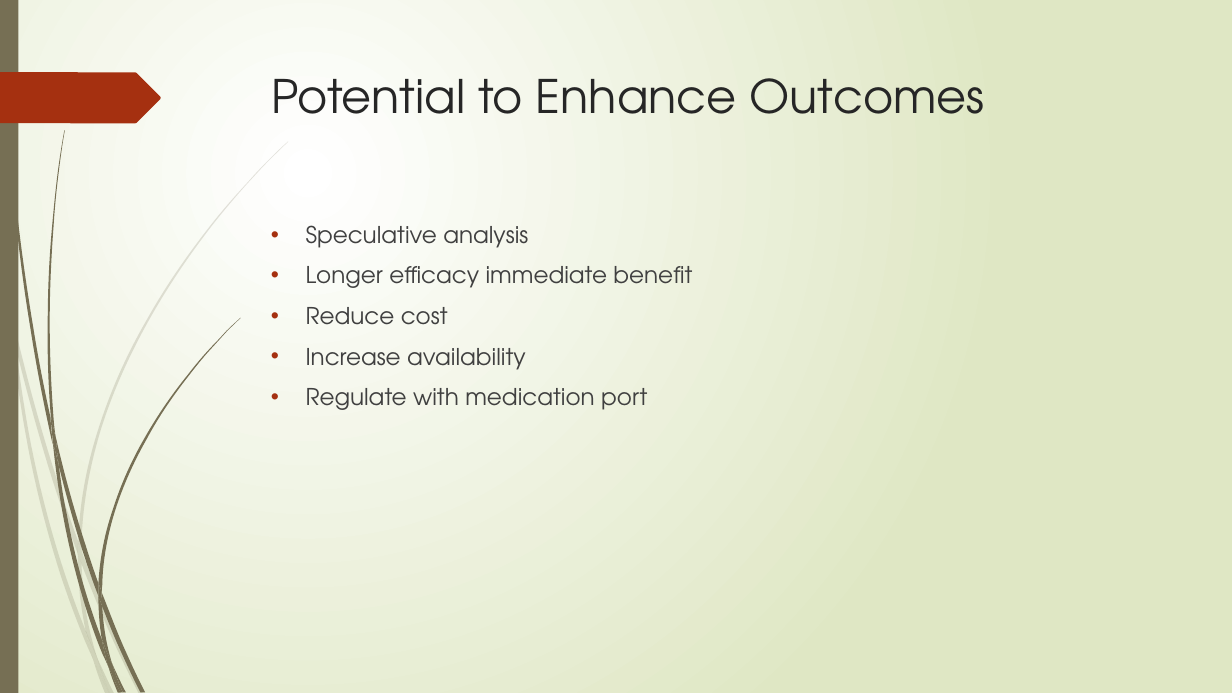
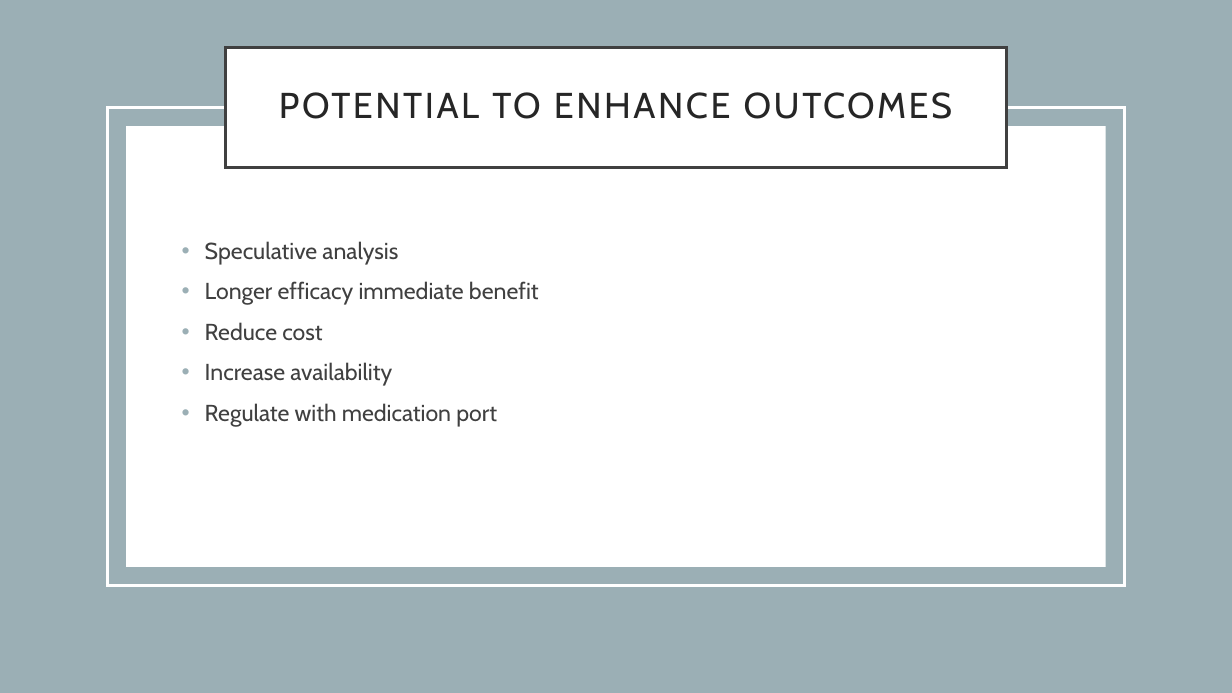
Before and after one commit to veeresh2001/Data-mining, a slide deck: slide 5 of Analysis of Telemonitoring Data Collected From Parkinsons.pptx. Drawn at 1232x693 pixels with LibreOffice and Linux fonts; fonts in the diff are those of the drawing. Boxes give left, top, right and bottom in pixels: in the first picture for what was removed or moved away, otherwise in the second. Text is boxed around its words. In the diff, an @@ line names an element or a change of style, - is before the commit and + after.

```diff
--- a/Analysis of Telemonitoring Data Collected From Parkinsons.pptx
+++ b/Analysis of Telemonitoring Data Collected From Parkinsons.pptx
@@ background gradient #FFFFFF to #DFE8C4 to #FFFFFF @@
@@ rectangle removed at <box>0,0,18,693</box> @@
@@ rectangle added at <box>0,0,1232,693</box>, fill #9BAFB5 @@
@@ title "POTENTIAL TO ENHANCE OUTCOMES": place and size @@
-title "POTENTIAL TO ENHANCE OUTCOMES" at <box>271,78,984,114</box>
+title "POTENTIAL TO ENHANCE OUTCOMES" at <box>226,47,1006,167</box>
@@ title "POTENTIAL TO ENHANCE OUTCOMES" at <box>226,47,1006,167</box>: vertical alignment top to middle; fill none to #FFFFFF; outline none to #404040 2.5 pt @@
@@ freeform shape removed at <box>0,72,161,123</box> @@
@@ rectangle added at <box>107,107,1125,586</box>, outline #FFFFFF 2.5 pt @@
@@ title at <box>279,92,952,119</box>: text changed; size 36 to 28 pt; font TeX Gyre Adventor to Cabin @@
-Potential to Enhance Outcomes
+POTENTIAL TO ENHANCE OUTCOMES
@@ rectangle added at <box>127,126,1106,567</box>, fill #FFFFFF @@
@@ text "Speculative analysis": place and size @@
-text "Speculative analysis" at <box>306,225,692,410</box>
+text "Speculative analysis" at <box>205,241,539,427</box>
@@ text "Speculative analysis" at <box>205,241,539,427</box>: font TeX Gyre Adventor to Cabin; indent changed; bullet colour #A53010 to #9BAFB5 @@
@@ group removed at <box>0,141,288,693</box>: 10 freeform shapes @@
@@ group removed at <box>3,0,240,693</box>: 12 freeform shapes @@
```
Also in this commit, not shown: 5 other slides changed, 16 slides added, 6 slides removed.
